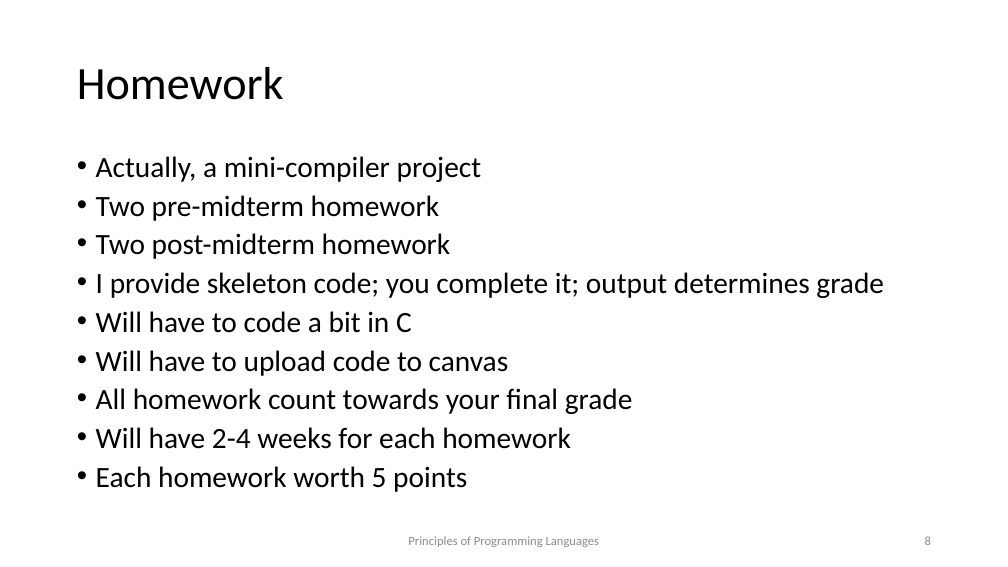
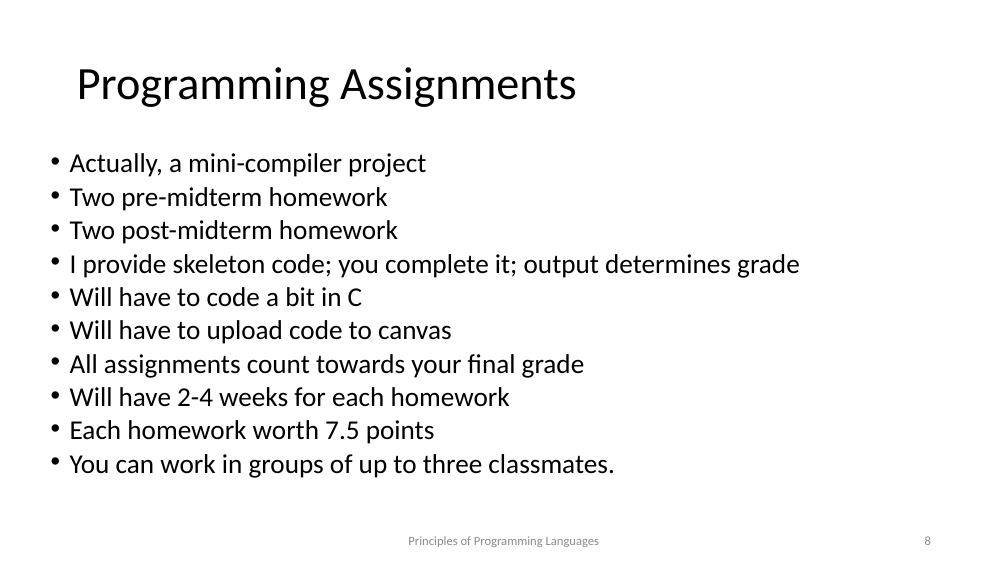
Before and after one commit to kongm/pl-design, a slide deck: slide 8 of C0-preliminaries.pptx. Drawn at 1008x567 pixels with LibreOffice and Linux fonts; fonts in the diff are those of the drawing. Boxes give left, top, right and bottom in pixels: in the first picture for what was removed or moved away, otherwise in the second. Text is boxed around its words. In the diff, an @@ line names an element or a change of style, - is before the commit and + after.

```diff
--- a/C0-preliminaries.pptx
+++ b/C0-preliminaries.pptx
@@ title at (77, 67, 577, 107): text changed @@
-Homework
+Programming Assignments
@@ text "Actually, a mini-compiler project": place and size @@
-text "Actually, a mini-compiler project" at (96, 156, 884, 492)
+text "Actually, a mini-compiler project" at (70, 153, 800, 478)
@@ text at (70, 153, 800, 407): size 28 to 25.9 pt in "Actually, a mini-compiler project", "Two pre-midterm homework", "Two post-midterm homework", "I provide skeleton code; you complete it; ..." and 3 more places; line spacing 0.8 to 0.7 @@
@@ text at (70, 354, 585, 378): text changed; size 28 to 25.9 pt @@
-• All homework count towards your final grade
+• All assignments count towards your final grade
@@ text at (70, 420, 614, 478): text changed; size 28 to 25.9 pt @@
-• Each homework worth 5 points
+• Each homework worth 7.5 points
+• You can work in groups of up to three classmates.
```
Also in this commit, not shown: 11 other slides changed, 1 slide added, 3 other files.
